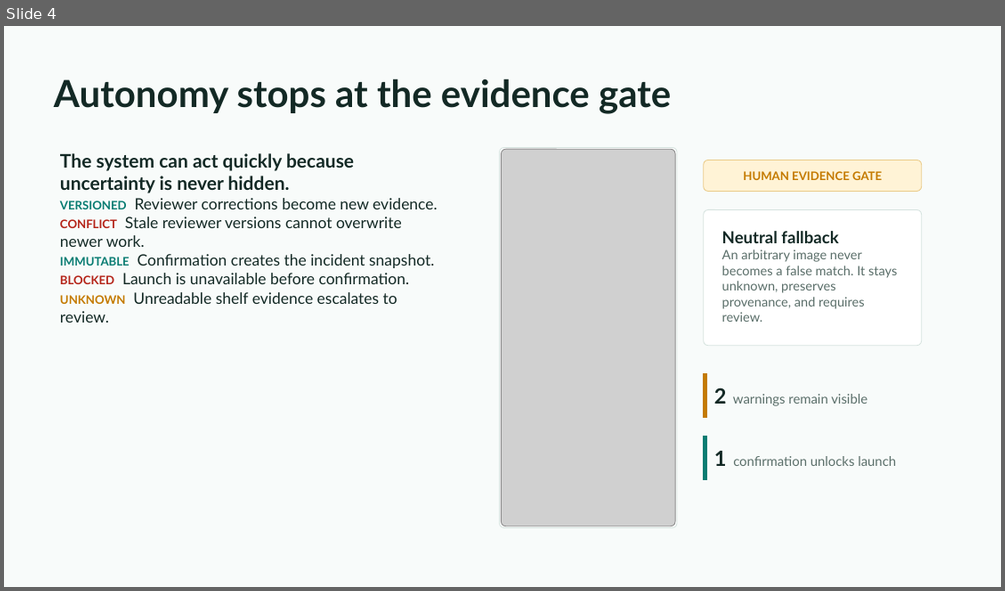
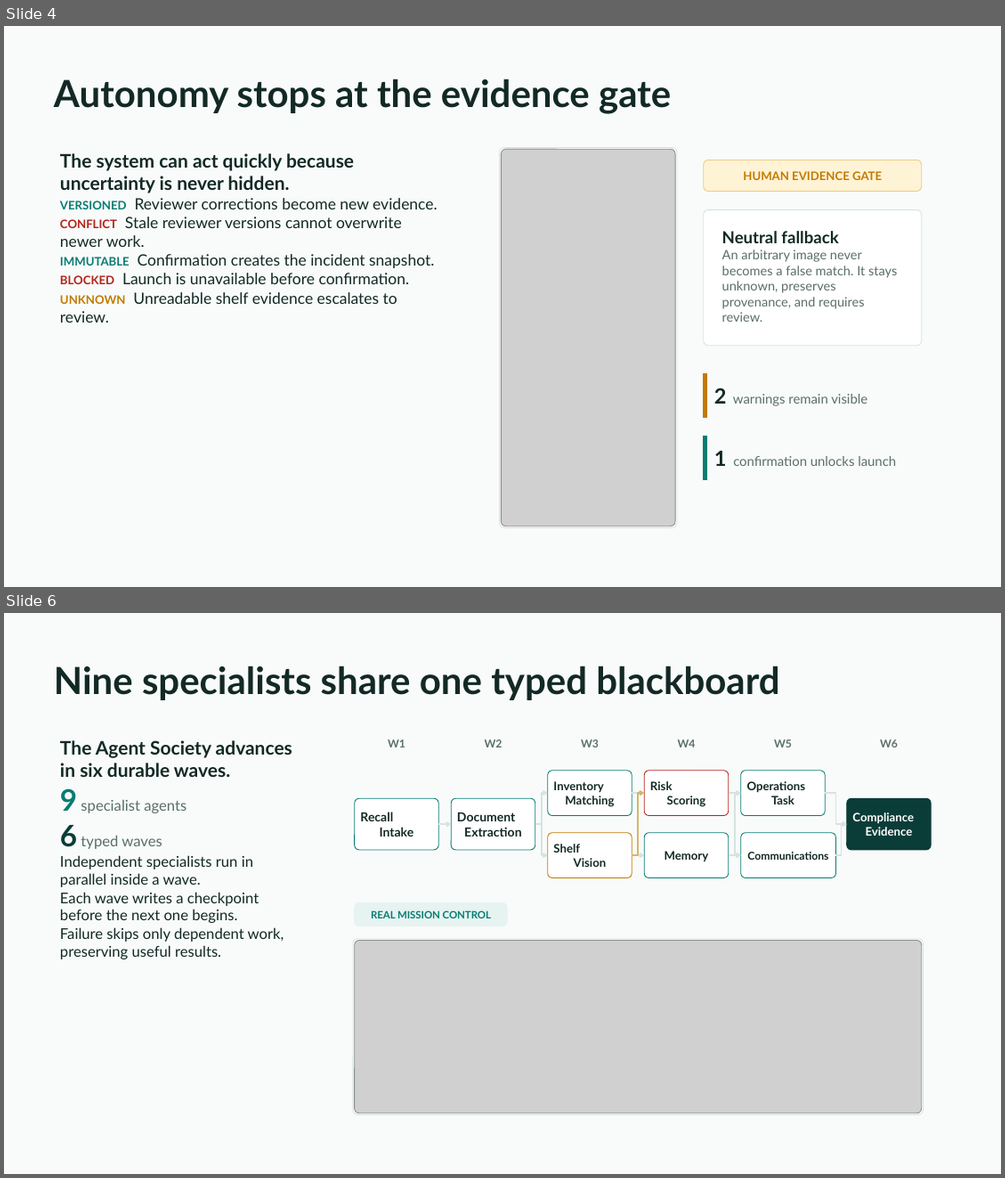
Before and after one commit to ankitranjan-dsai/batchhelm-ai, a slide deck: docs/presentation/batchhelm-ai-hackathon-deck.pptx. Shown one above the other, each under a label of ours: slide 4 before the commit, slides 4 and 6 after it; the slides between them are not shown. The pictures are 1005x591 and 1005x1178 pixels, drawn with LibreOffice and Linux fonts; fonts in the diff are those of the drawing; grey boxes stand for pictures. Boxes give left, top, right and bottom in pixels: in the first picture for what was removed or moved away, otherwise in the second. Text is boxed around its words. In the diff, an @@ line names an element or a change of style, - is before the commit and + after.

Commit message:
feat(presentation): show agent and durability architecture

```diff
--- a/docs/presentation/batchhelm-ai-hackathon-deck.pptx
+++ b/docs/presentation/batchhelm-ai-hackathon-deck.pptx
@@ slide 6 added at (x1=4, y1=613, x2=1001, y2=1174), background #F8FBFA @@
@@ title added at (x1=54, y1=666, x2=779, y2=700), 36 pt, text #132925, bold @@
+Nine specialists share one typed blackboard
@@ text added at (x1=60, y1=740, x2=292, y2=959), 14.2 pt, text #132925 @@
+The Agent Society advances in six durable waves.
+9 specialist agents
+6 typed waves
+Independent specialists run in parallel inside a wave.
+Each wave writes a checkpoint before the next one begins.
+Failure skips only dependent work, preserving useful results.
@@ text added at (x1=388, y1=739, x2=405, y2=747), 10.5 pt, text #5B6F6A, bold @@
+W1
@@ text added at (x1=485, y1=739, x2=502, y2=747), 10.5 pt, text #5B6F6A, bold @@
+W2
@@ text added at (x1=581, y1=739, x2=599, y2=747), 10.5 pt, text #5B6F6A, bold @@
+W3
@@ text added at (x1=678, y1=739, x2=696, y2=747), 10.5 pt, text #5B6F6A, bold @@
+W4
@@ text added at (x1=774, y1=739, x2=792, y2=747), 10.5 pt, text #5B6F6A, bold @@
+W5
@@ text added at (x1=880, y1=739, x2=898, y2=747), 10.5 pt, text #5B6F6A, bold @@
+W6
@@ rounded rectangle added at (x1=548, y1=770, x2=631, y2=815), fill #FFFFFF, outline #087C72 0.75 pt, 11.2 pt, text #132925, bold @@
+Inventory
+Matching
@@ rounded rectangle added at (x1=644, y1=770, x2=728, y2=815), fill #FFFFFF, outline #B42318 0.75 pt, 11.2 pt, text #132925, bold @@
+Risk
+Scoring
@@ rounded rectangle added at (x1=741, y1=770, x2=825, y2=815), fill #FFFFFF, outline #087C72 0.75 pt, 11.2 pt, text #132925, bold @@
+Operations
+Task
@@ rounded rectangle added at (x1=355, y1=798, x2=438, y2=850), fill #FFFFFF, outline #087C72 0.75 pt, 12 pt, text #132925, bold @@
+Recall
+Intake
@@ rounded rectangle added at (x1=451, y1=798, x2=535, y2=850), fill #FFFFFF, outline #087C72 0.75 pt, 12 pt, text #132925, bold @@
+Document
+Extraction
@@ elbow arrow added from (535, 824) to (548, 793), #D6E3DF 1.5 pt @@
@@ arrow added from (632, 793) to (644, 793), #D6E3DF 1.5 pt @@
@@ elbow arrow added from (632, 793) to (644, 855), #D6E3DF 1.5 pt @@
@@ elbow arrow added from (632, 855) to (644, 793), #D7B56D 1.5 pt @@
@@ arrow added from (728, 793) to (741, 793), #D6E3DF 1.5 pt @@
@@ elbow arrow added from (728, 793) to (741, 855), #D6E3DF 1.5 pt @@
@@ elbow arrow added from (728, 855) to (741, 793), #D6E3DF 1.5 pt @@
@@ elbow arrow added from (825, 793) to (847, 824), #D6E3DF 1.5 pt @@
@@ rounded rectangle added at (x1=847, y1=798, x2=930, y2=850), fill #0B3D38, outline #0B3D38 0.75 pt, 11.2 pt, text #FFFFFF, bold @@
+Compliance
+Evidence
@@ arrow added from (438, 824) to (451, 824), #D6E3DF 1.5 pt @@
@@ elbow arrow added from (535, 824) to (548, 855), #D6E3DF 1.5 pt @@
@@ elbow arrow added from (835, 855) to (847, 824), #D6E3DF 1.5 pt @@
@@ rounded rectangle added at (x1=548, y1=833, x2=631, y2=877), fill #FFFFFF, outline #C47A00 0.75 pt, 11.2 pt, text #132925, bold @@
+Shelf
+Vision
@@ rounded rectangle added at (x1=644, y1=833, x2=728, y2=877), fill #FFFFFF, outline #087C72 0.75 pt, 11.2 pt, text #132925, bold @@
+Memory
@@ rounded rectangle added at (x1=741, y1=833, x2=835, y2=877), fill #FFFFFF, outline #087C72 0.75 pt, 10.5 pt, text #132925, bold @@
+Communications
@@ arrow added from (728, 855) to (741, 855), #D6E3DF 1.5 pt @@
@@ rounded rectangle added at (x1=355, y1=903, x2=507, y2=926), fill #E6F3F1, outline #E6F3F1 0.75 pt @@
@@ text added at (x1=371, y1=910, x2=491, y2=918), 9.8 pt, text #087C72, bold @@
+REAL MISSION CONTROL
@@ rounded rectangle added at (x1=353, y1=938, x2=923, y2=1114), fill #FFFFFF, outline #D6E3DF 0.75 pt @@
@@ picture added at (x1=355, y1=941, x2=922, y2=1113) @@
```
Also in this commit, not shown: 2 other slides added, 3 slides removed, 1 other file.
